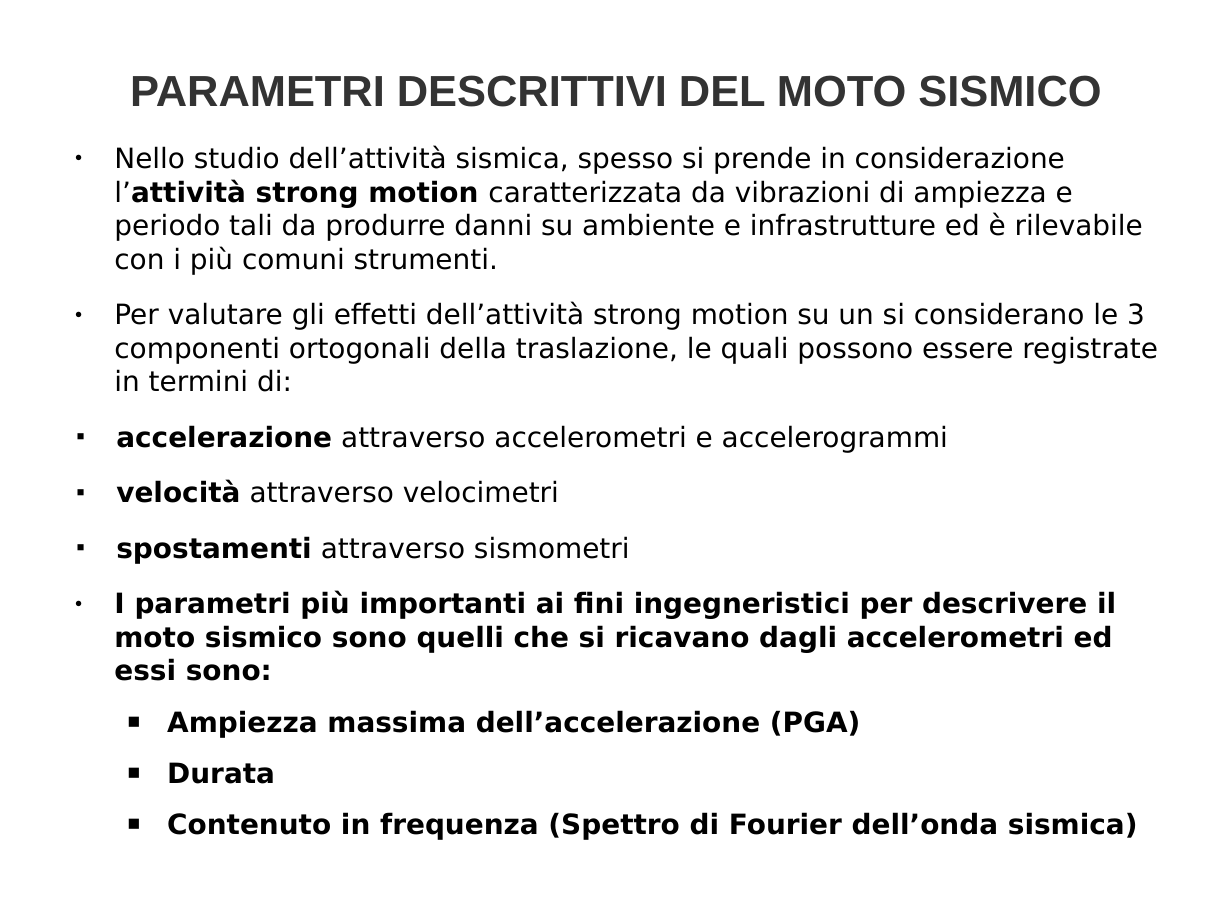
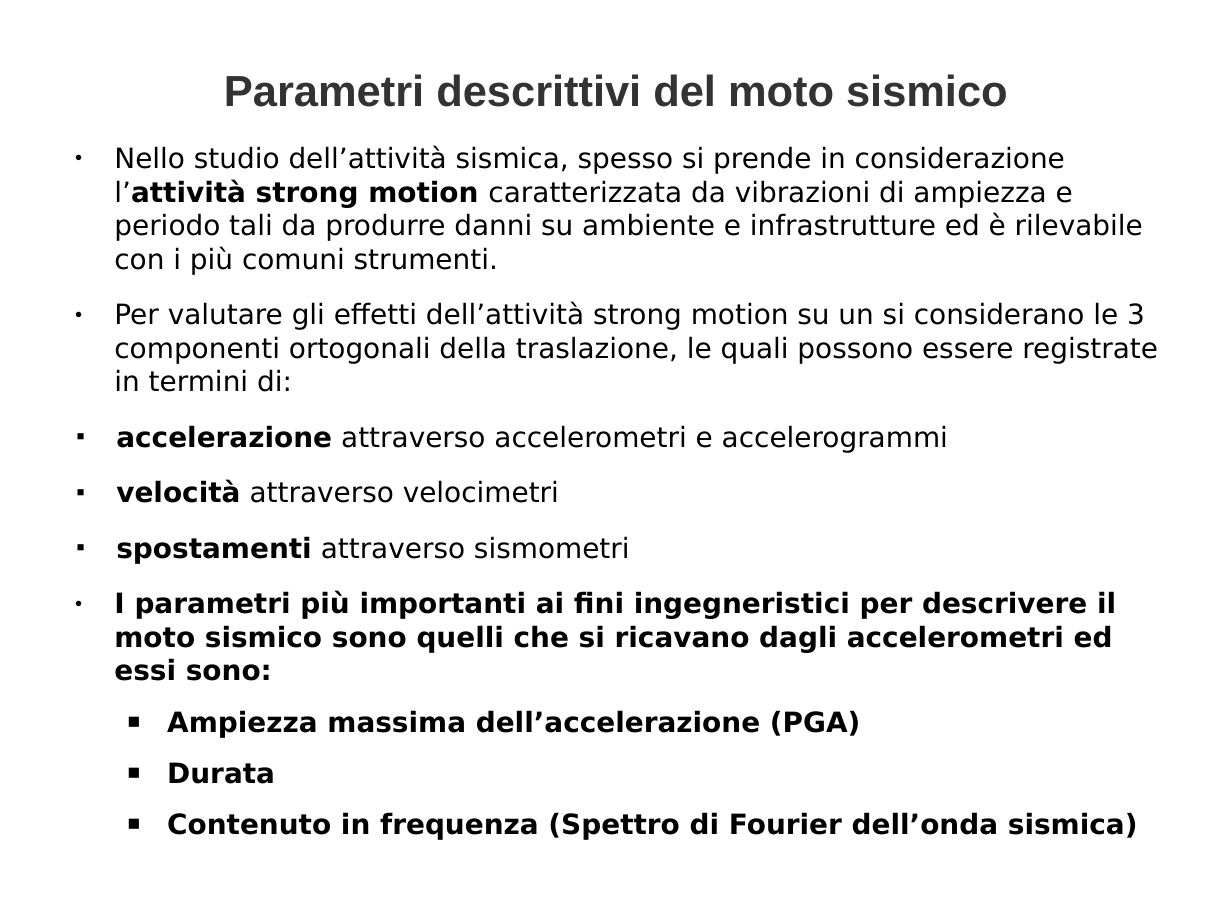
Before and after one commit to biagiom/QuakeSense, a slide deck: slide 35 of Presentazione_QuakeSense.odp (slide 34 before the commit). Drawn at 1232x924 pixels with LibreOffice and Linux fonts; fonts in the diff are those of the drawing. Boxes give left, top, right and bottom in pixels: in the first picture for what was removed or moved away, otherwise in the second. Text is boxed around its words. In the diff, an @@ line names an element or a change of style, - is before the commit and + after.

```diff
--- a/Presentazione_QuakeSense.odp
+++ b/Presentazione_QuakeSense.odp
@@ title at <box>224,74,1008,107</box>: text changed @@
-PARAMETRI DESCRITTIVI DEL MOTO SISMICO
+Parametri descrittivi del moto sismico
```
Also in this commit, not shown: 12 other slides changed, 1 slide added, 1 other file.
